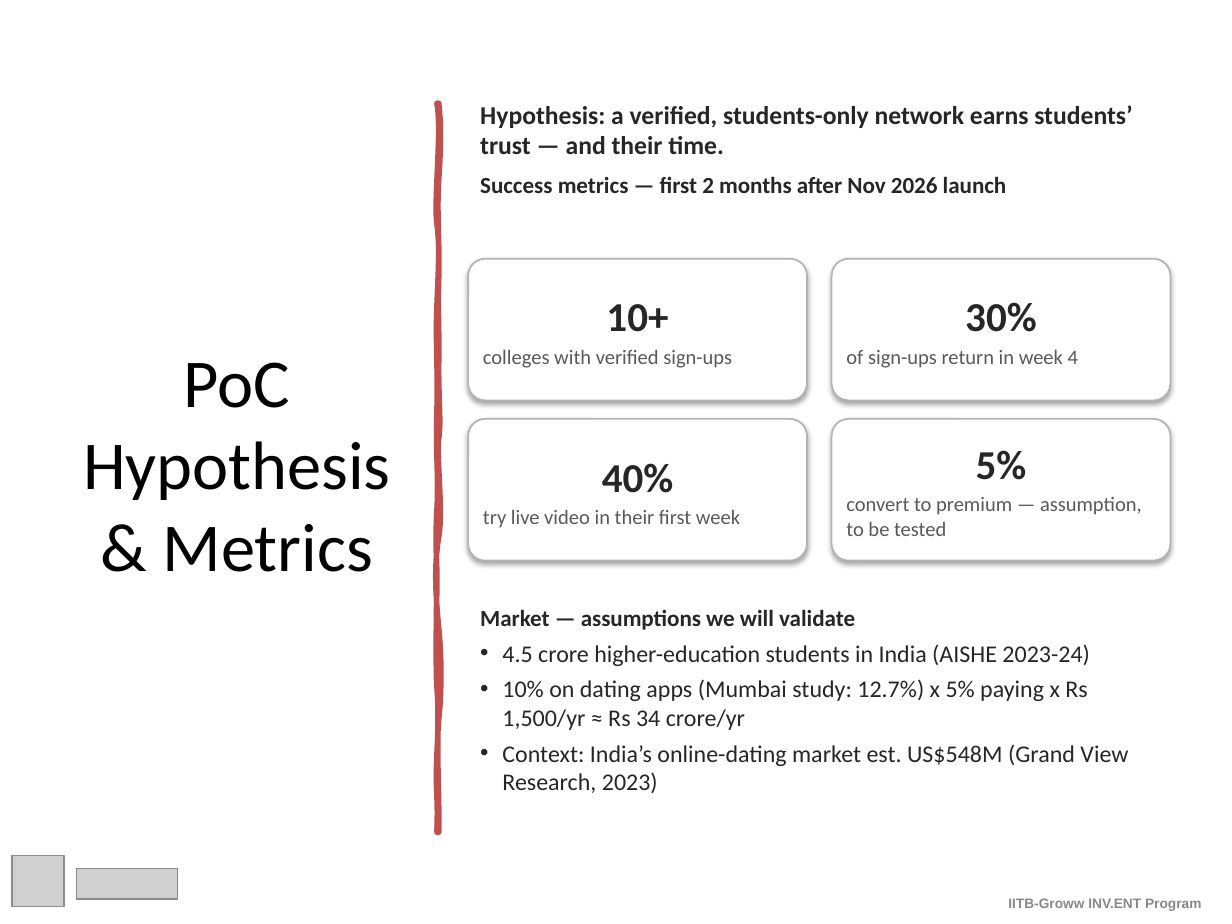
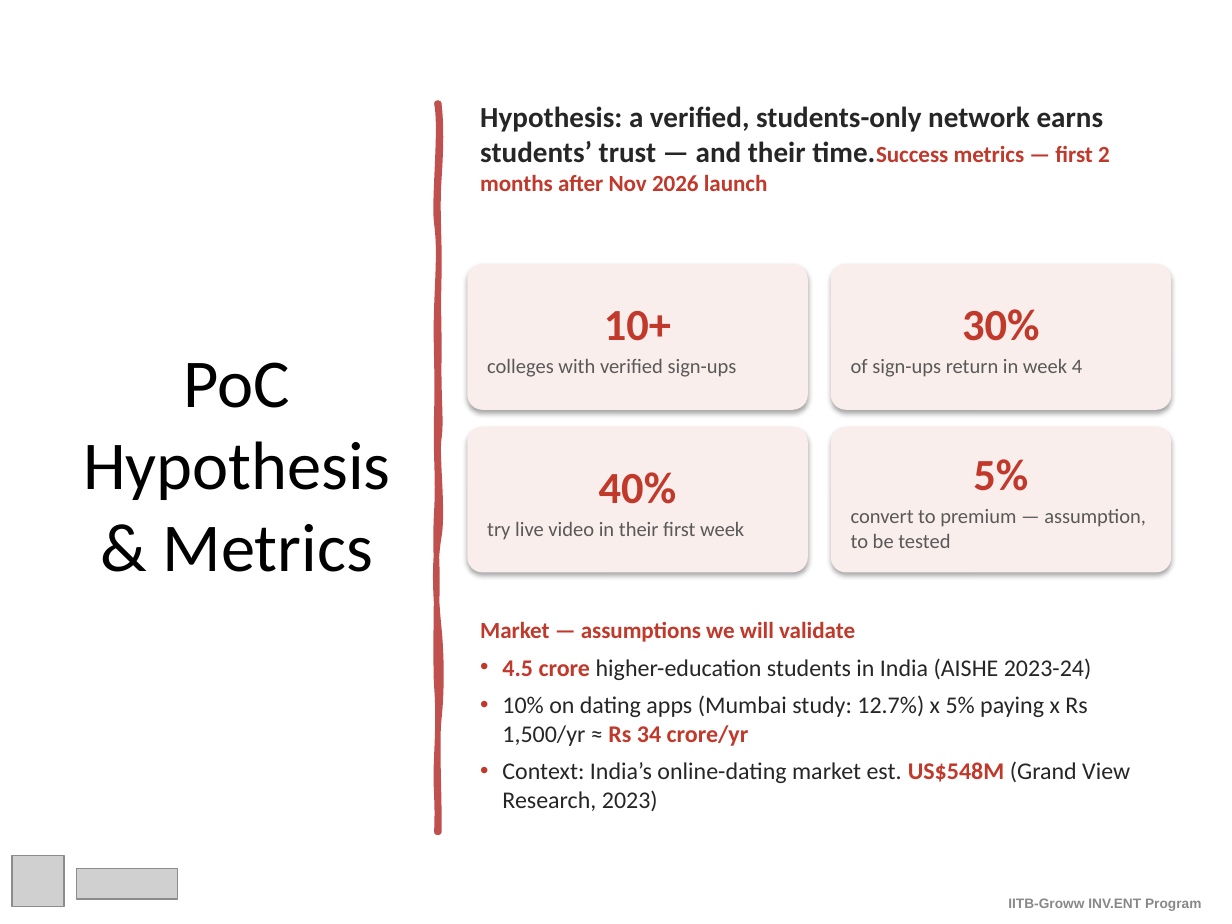
Before and after one commit to Adibhati/Matchalize3, a slide deck: slide 3 of Huh_PitchDeck.pptx. Drawn at 1232x924 pixels with LibreOffice and Linux fonts; fonts in the diff are those of the drawing; grey boxes stand for pictures. Boxes give left, top, right and bottom in pixels: in the first picture for what was removed or moved away, otherwise in the second. Text is boxed around its words. In the diff, an @@ line names an element or a change of style, - is before the commit and + after.

```diff
--- a/Huh_PitchDeck.pptx
+++ b/Huh_PitchDeck.pptx
@@ text at <box>480,106,1110,191</box>: text changed; size 15 to 17 pt @@
-Hypothesis: a verified, students-only network earns students’ trust — and their time.
-Success metrics — first 2 months after Nov 2026 launch
+Hypothesis: a verified, students-only network earns students’ trust — and their time.Success metrics — first 2 months after Nov 2026 launch
@@ rounded rectangle "10+": place and size @@
-rounded rectangle "10+" at <box>468,259,807,400</box>
+rounded rectangle "10+" at <box>468,265,807,409</box>
@@ rounded rectangle "30%": place and size @@
-rounded rectangle "30%" at <box>832,259,1170,400</box>
+rounded rectangle "30%" at <box>832,265,1170,409</box>
@@ text in rounded rectangle at <box>604,311,671,341</box>: size 24 to 26 pt, text colour #262626 to #C0392B in "10+" @@
@@ text in rounded rectangle at <box>962,309,1039,341</box>: size 24 to 26 pt, text colour #262626 to #C0392B in "30%" @@
@@ fill #FFFFFF to #FAEEEC; outline #B3B3B3 1 pt to #FAEEEC 1 pt; proportions changed in 4 elements at <box>468,265,807,409</box>, <box>832,265,1170,409</box>, <box>468,428,807,572</box>, <box>832,428,1170,572</box> @@
@@ text in rounded rectangle at <box>599,472,676,504</box>: size 24 to 26 pt, text colour #262626 to #C0392B in "40%" @@
@@ text in rounded rectangle at <box>973,459,1028,491</box>: size 24 to 26 pt, text colour #262626 to #C0392B in "5%" @@
@@ 2 rounded rectangles, 1 text: place and size @@
-2 rounded rectangles, 1 text at <box>468,419,1170,793</box>
+2 rounded rectangles, 1 text at <box>468,428,1170,811</box>
@@ text "Market — assumptions we will ..." at <box>480,621,1130,811</box>: text colour #262626 to #C0392B in "Market — assumptions we will validate", "4.5 crore", "Rs 34 crore/yr", "US$548M"; bold on in "4.5 crore", "Rs 34 crore/yr", "US$548M"; more space between paragraphs @@
```
Also in this commit, not shown: 5 other slides changed, 7 other files.
